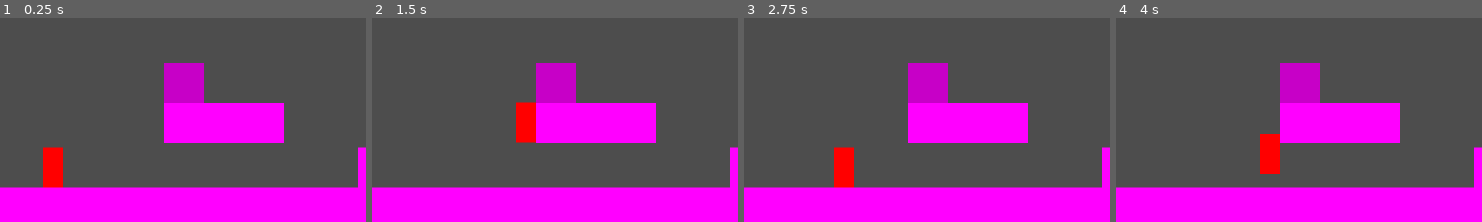
Above: before the commit, frames 1-4 (left to right).
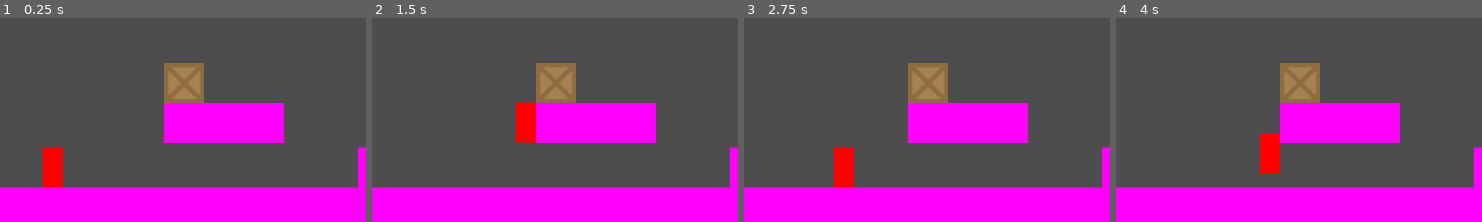
Above: after the commit, the same moments.

Repository: jedim101/2d_platformer
Game: Godot game, scene res://scenes/main.tscn
Same seed, same stepped clock (60 frames per second), same inputs: the game is played once before the commit and once after it.
Inputs:
- Up to frame 1 (0.25 s): no input
- Up to frame 2 (1.5 s): tap Enter at 0.5 s; hold D (move_right) from 0.53 s (still down); tap Space (jump) at 0.77 s
- Up to frame 3 (2.75 s): tap Space (jump) at 1.52 s; release D (move_right) at 2.03 s; hold A (move_left) from 2.03 s (still down)
- Up to frame 4 (4 s): release A (move_left) at 2.78 s; hold D (move_right) from 2.78 s (still down); tap Space (jump) at 3.02, 3.77 s
The pictures show only the part of the screen within x 34-84%, y 47-97%; the shares and areas given below are measured in that part.

The runs differ from the first frame. In frame 1, 2.1% of the frame differs, in the area x 44-56%, y 22-42%; in frame 2, 2.1%; in frame 3, 2.1%; in frame 4, 2.1%.

Commit message:
crate texture

Diff:
--- a/scenes/box.tscn
+++ b/scenes/box.tscn
@@ -1,6 +1,6 @@
 [gd_scene load_steps=3 format=3 uid="uid://di88ufajyf6hb"]
 
-[sub_resource type="PlaceholderTexture2D" id="PlaceholderTexture2D_bulkq"]
+[ext_resource type="Texture2D" uid="uid://c5ij1xjyhacy" path="res://assets/crate.png" id="1_4sfnm"]
 
 [sub_resource type="RectangleShape2D" id="RectangleShape2D_4e223"]
 size = Vector2(100, 100)
@@ -9,9 +9,9 @@
 
 [node name="Sprite2D" type="Sprite2D" parent="."]
 modulate = Color(0.779291, 0.779291, 0.779291, 1)
-position = Vector2(2.08165e-12, 2.08165e-12)
-scale = Vector2(100, 100)
-texture = SubResource("PlaceholderTexture2D_bulkq")
+position = Vector2(2.95639e-05, 1.43051e-06)
+scale = Vector2(5, 5)
+texture = ExtResource("1_4sfnm")
 
 [node name="CollisionShape2D" type="CollisionShape2D" parent="."]
 shape = SubResource("RectangleShape2D_4e223")
Binary file added: assets/crate.png
Not shown, added: assets/crate.png.import
